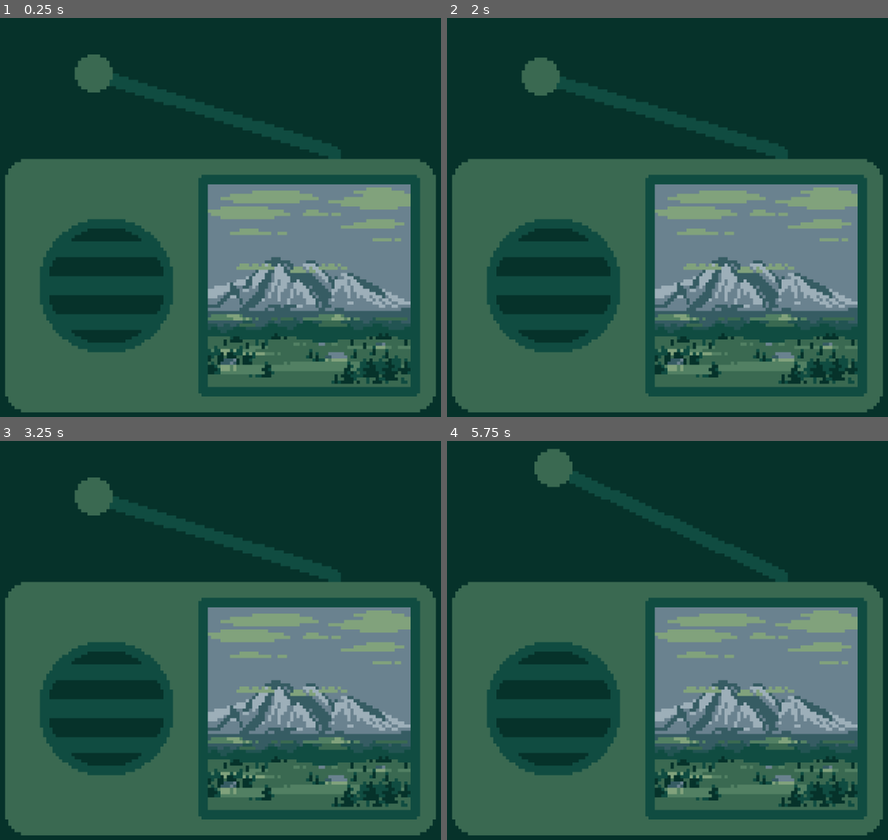
Above: before the commit, frames 1-4 (two rows, left to right).
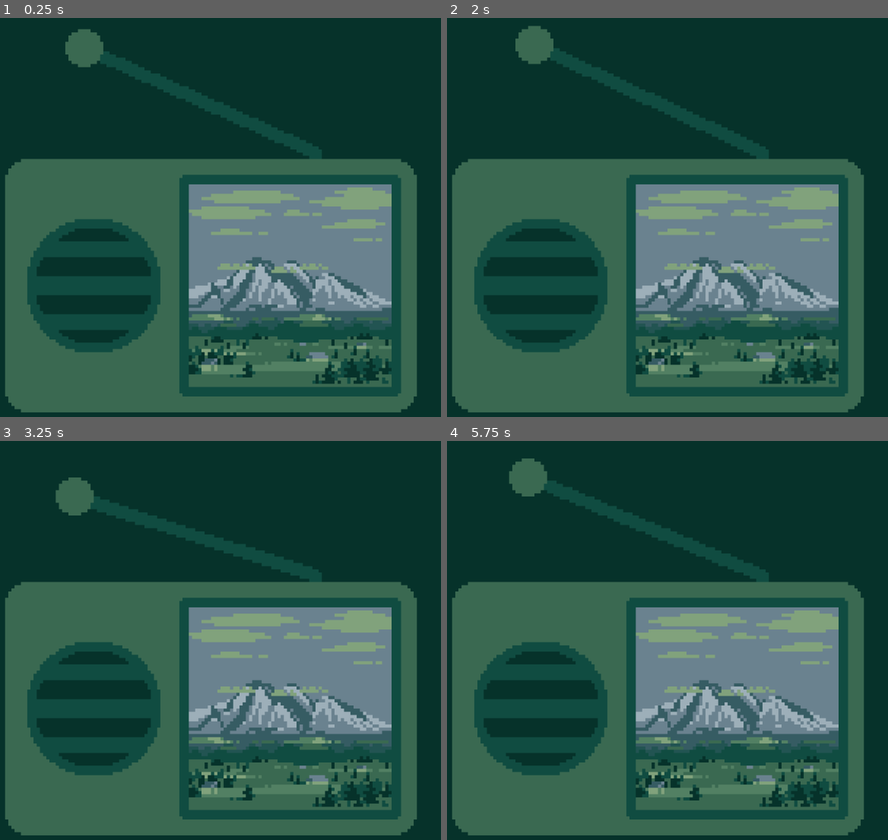
Above: after the commit, the same moments.

Repository: auranym/tunepix
Game: Godot game, scene res://main.tscn
Two runs of this game, one before a commit and one after it. Both use one fixed random seed, a clock stepped at 60 frames per second and the inputs below.
Inputs:
- Up to frame 1 (0.25 s): no input
- Up to frame 2 (2 s): no input
- Up to frame 3 (3.25 s): no input
- Up to frame 4 (5.75 s): tap Enter at 3.5 s; tap Space at 5 s

The runs differ from the first frame. In frame 1, 20% of the frame differs, in the area x 6-99%, y 2-99%; in frame 2, 21%; in frame 3, 20%; in frame 4, 21%, in the area x 6-99%, y 1-99%.

Commit message:
speaker placement is now independent of bump radius, allowing bumping to overlap other regions

Diff:
--- a/main.tscn
+++ b/main.tscn
@@ -34,7 +34,7 @@
 anchor_bottom = 0.5
 offset_left = -68.0
 offset_top = -58.5
-offset_right = 68.0
+offset_right = 62.0
 offset_bottom = 58.5
 grow_horizontal = 2
 grow_vertical = 2
--- a/test/mountain_song_config.tres
+++ b/test/mountain_song_config.tres
@@ -28,7 +28,7 @@
 art_padding = 8
 box_color = Color(0.227451, 0.411765, 0.317647, 1)
 box_border_radius = 8
-box_gap = 2
+box_gap = 10
 speaker_placement = 0
 speaker_alignment = 1
 speaker_color = Color(0.0235294, 0.196078, 0.164706, 1)
@@ -39,7 +39,7 @@
 speaker_bump_radius = 10
 speaker_partitions = 3
 speaker_partitions_color = Color(0.0627451, 0.298039, 0.254902, 1)
-speaker_padding = 2
+speaker_padding = 8
 antenna_visible = true
 antenna_placement = 1
 antenna_position = 24
@@ -52,7 +52,7 @@
 antenna_beat_bump_enabled = true
 antenna_beat_bump_angle = 8.0
 antenna_beat_bump_length = 0.7
-antenna_beat_bump_start = 0.95
+antenna_beat_bump_start = 0.05
 antenna_beat_bump_in_length = 0.15
 antenna_beat_bump_in_trans = 10
 antenna_beat_bump_in_ease = 0
--- a/tune_pix.gd
+++ b/tune_pix.gd
@@ -153,7 +153,7 @@
 			+ 3 * config.antenna_receiver_radius
 		)
 
-		var speaker_length = 2 * (config.speaker_radius + config.speaker_bump_radius)
+		var speaker_length = 2 * config.speaker_radius
 		var width = (
 			config.art_texture.get_width()
 			+ config.box_gap
@@ -191,8 +191,8 @@
 	if config.antenna_visible:
 		_draw_antenna()
 	_draw_background()
+	_draw_displayed_texture()
 	_draw_speakers()
-	_draw_displayed_texture()
 
 
 func _draw_rounded_rect(rect: Rect2, color: Color, radius: float):
@@ -349,7 +349,8 @@
 
 
 func _draw_speakers():
-	var speaker_max_radius = config.speaker_radius + config.speaker_bump_radius
+	# Leaving this var in case there is more control over speaker placement later
+	var speaker_max_radius = config.speaker_radius
 	var speaker_y_pos
 	match config.speaker_alignment:
 		RadioConfig.SpeakerAlignment.TOP:
@@ -379,7 +380,8 @@
 
 # pos is top-left
 func _draw_speaker(pos: Vector2):
-	var speaker_max_radius = config.speaker_radius + config.speaker_bump_radius
+	# Leaving this var in case there is more control over speaker placement later
+	var speaker_max_radius = config.speaker_radius
 	var speaker_animated_dist = _bump_energy * config.speaker_bump_radius
 	var speaker_animated_radius = config.speaker_radius + speaker_animated_dist
 
@@ -392,7 +394,7 @@
 	# Speaker partitions
 	var partition_base_position = pos + Vector2(
 		speaker_max_radius - speaker_animated_dist,
-		config.speaker_bump_radius - speaker_animated_dist
+		0 * config.speaker_bump_radius - speaker_animated_dist
 	)
 	var partition_width = 2 * speaker_animated_radius / float(2 * config.speaker_partitions + 1)
 	for i in (2 * config.speaker_partitions + 1):
@@ -440,7 +442,7 @@
 	var art_size = config.art_texture.get_size()
 	var art_position = _box_rect.position + Vector2(
 		config.art_padding if config.speaker_placement == RadioConfig.SpeakerPlacement.RIGHT else (
-			config.speaker_padding + 2 * (config.speaker_radius + config.speaker_bump_radius) + config.box_gap
+			config.speaker_padding + 2 * config.speaker_radius + config.box_gap
 		),
 		config.art_padding
 	)
